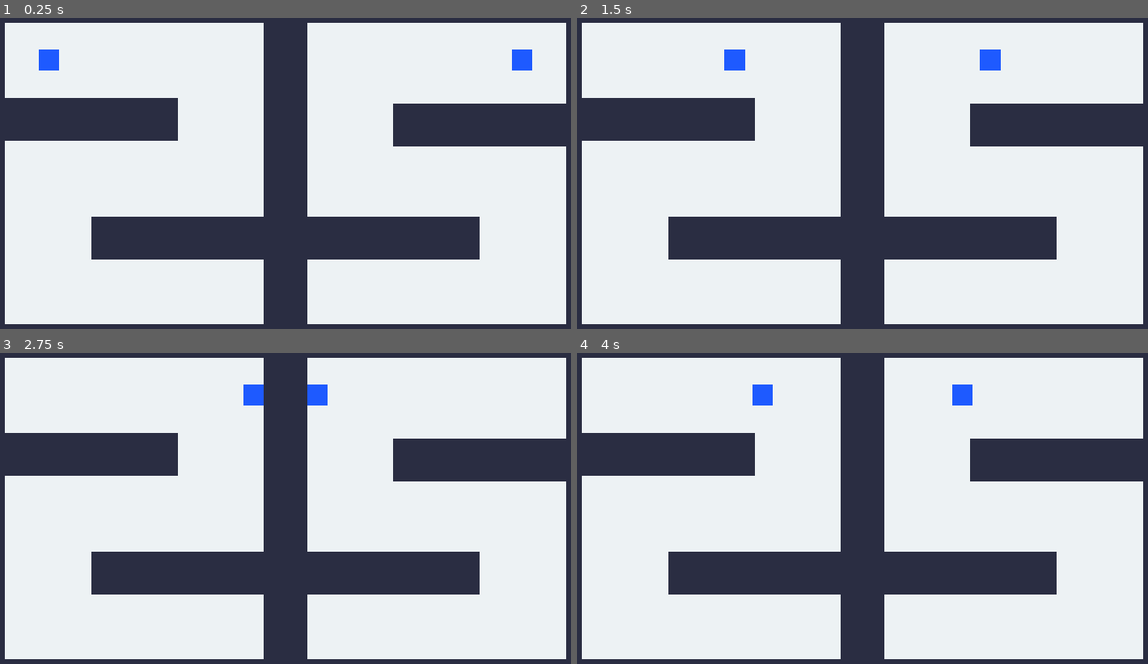
Above: before the commit, frames 1-4 (two rows, left to right).
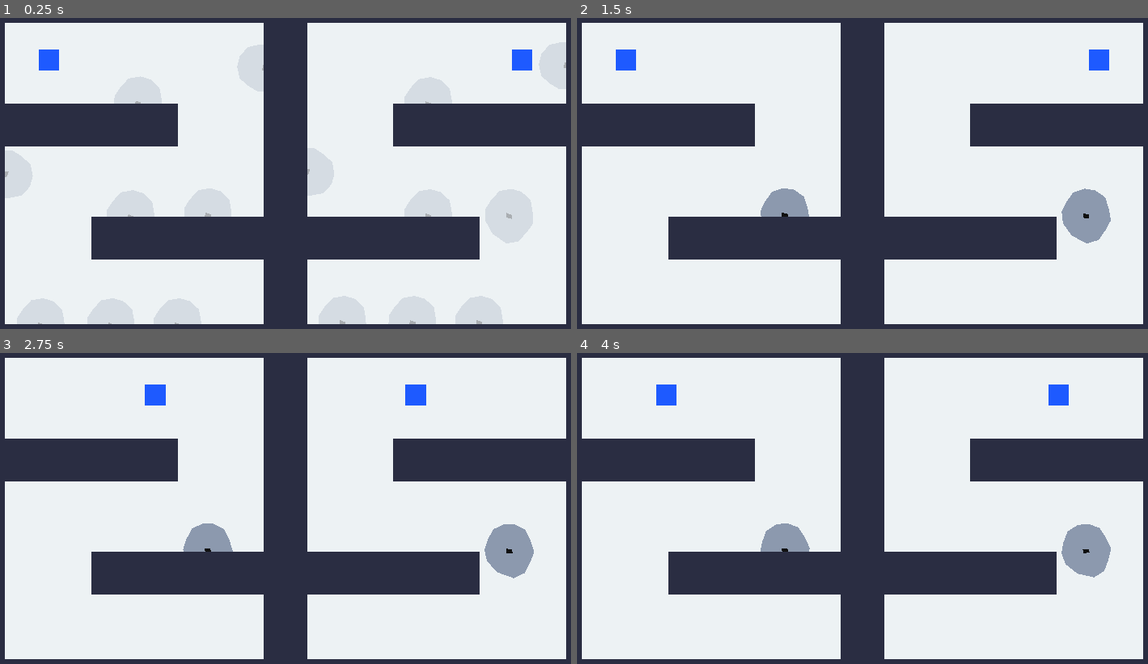
Above: after the commit, the same moments.

Repository: chlorolupus/lihkggamejam
Game: Godot game, scene res://scenes/game.tscn
Two runs of this game, one before a commit and one after it. Both use one fixed random seed, a clock stepped at 60 frames per second and the inputs below. This scene is started directly instead of the project's main scene.
Inputs (mouse positions are in pixels of both pictures, inside the frame that each line leads up to):
- Up to frame 1 (0.25 s): no input
- Up to frame 2 (1.5 s): move the mouse to (1005, 154) at 0.52 s; hold D (game_right) 0.53-1.25 s; click (1005, 154) at 0.67 s; drag from (731, 192) to (828, 245) at 1.27 s
- Up to frame 3 (2.75 s): move the mouse to (348, 427) at 2.02 s; hold D (game_right) from 2.03 s (still down); click (348, 427) at 2.17 s
- Up to frame 4 (4 s): release D (game_right) at 2.75 s; drag from (828, 580) to (668, 452) at 2.77 s; move the mouse to (1056, 561) at 3.52 s; hold A (game_left) from 3.53 s (still down); click (1056, 561) at 3.67 s

The runs differ from the first frame. In frame 1, 1.2% of the frame differs, in the area x 0-100%, y 14-99%; in frame 2, 3.8%, in the area x 0-94%, y 10-73%; in frame 3, 3.8%; in frame 4, 3.8%.

Commit message:
Add new gameplay

Diff:
--- a/scenes/game.tscn
+++ b/scenes/game.tscn
@@ -12,6 +12,372 @@
 [node name="Background" type="Polygon2D" parent="."]
 color = Color(0.929412, 0.94902, 0.956863, 1)
 polygon = PackedVector2Array(-128, 1216, 2048, 1216, 2048, -128, -128, -128)
+metadata/_edit_lock_ = true
+
+[node name="SpinningSaws" type="Node2D" parent="."]
+
+[node name="Left" type="Node2D" parent="SpinningSaws"]
+position = Vector2(-1, 2)
+
+[node name="SpinningSaw" type="StaticBody2D" parent="SpinningSaws/Left" groups=["damage", "pair0"]]
+position = Vector2(234, 991)
+collision_layer = 2
+collision_mask = 2
+metadata/_edit_lock_ = true
+
+[node name="Polygon2D" type="Polygon2D" parent="SpinningSaws/Left/SpinningSaw" groups=["spin"]]
+clip_children = 2
+color = Color(0.552941, 0.6, 0.682353, 1)
+polygon = PackedVector2Array(-32, -64, -64, -32, -80, 16, -64, 48, -32, 64, -1, 75, 32, 64, 64, 48, 80, 16, 80, -16, 64, -48, 32, -64, 2, -73)
+metadata/area = [6]
+metadata/_edit_lock_ = true
+
+[node name="Polygon2D2" type="Polygon2D" parent="SpinningSaws/Left/SpinningSaw/Polygon2D"]
+color = Color(0.0646965, 0.0646965, 0.0646965, 1)
+polygon = PackedVector2Array(-6, -7, -5, 11, 6, 8, 7, -9)
+metadata/_edit_lock_ = true
+
+[node name="CollisionPolygon2D" type="CollisionPolygon2D" parent="SpinningSaws/Left/SpinningSaw"]
+position = Vector2(-1, 4)
+polygon = PackedVector2Array(-72, -7, -63, -40, -23, -70, 26, -72, 65, -43, 79, -4)
+metadata/_edit_lock_ = true
+
+[node name="SpinningSaw2" type="StaticBody2D" parent="SpinningSaws/Left" groups=["damage", "pair0"]]
+position = Vector2(442, 991)
+collision_layer = 2
+collision_mask = 2
+
+[node name="Polygon2D" type="Polygon2D" parent="SpinningSaws/Left/SpinningSaw2" groups=["spin"]]
+clip_children = 2
+color = Color(0.552941, 0.6, 0.682353, 1)
+polygon = PackedVector2Array(-32, -64, -64, -32, -80, 16, -64, 48, -32, 64, -1, 75, 32, 64, 64, 48, 80, 16, 80, -16, 64, -48, 32, -64, 2, -73)
+metadata/area = [6]
+metadata/_edit_lock_ = true
+
+[node name="Polygon2D2" type="Polygon2D" parent="SpinningSaws/Left/SpinningSaw2/Polygon2D"]
+color = Color(0.0646965, 0.0646965, 0.0646965, 1)
+polygon = PackedVector2Array(-6, -7, -5, 11, 6, 8, 7, -9)
+metadata/_edit_lock_ = true
+
+[node name="CollisionPolygon2D" type="CollisionPolygon2D" parent="SpinningSaws/Left/SpinningSaw2"]
+position = Vector2(-1, 4)
+polygon = PackedVector2Array(-72, -7, -63, -40, -23, -70, 26, -72, 65, -43, 79, -4)
+metadata/_edit_lock_ = true
+
+[node name="SpinningSaw3" type="StaticBody2D" parent="SpinningSaws/Left" groups=["damage", "pair0"]]
+position = Vector2(640, 991)
+collision_layer = 2
+collision_mask = 2
+
+[node name="Polygon2D" type="Polygon2D" parent="SpinningSaws/Left/SpinningSaw3" groups=["spin"]]
+clip_children = 2
+color = Color(0.552941, 0.6, 0.682353, 1)
+polygon = PackedVector2Array(-32, -64, -64, -32, -80, 16, -64, 48, -32, 64, -1, 75, 32, 64, 64, 48, 80, 16, 80, -16, 64, -48, 32, -64, 2, -73)
+metadata/area = [6]
+metadata/_edit_lock_ = true
+
+[node name="Polygon2D2" type="Polygon2D" parent="SpinningSaws/Left/SpinningSaw3/Polygon2D"]
+color = Color(0.0646965, 0.0646965, 0.0646965, 1)
+polygon = PackedVector2Array(-6, -7, -5, 11, 6, 8, 7, -9)
+metadata/_edit_lock_ = true
+
+[node name="CollisionPolygon2D" type="CollisionPolygon2D" parent="SpinningSaws/Left/SpinningSaw3"]
+position = Vector2(-1, 4)
+polygon = PackedVector2Array(-72, -7, -63, -40, -23, -70, 26, -72, 65, -43, 79, -4)
+metadata/_edit_lock_ = true
+
+[node name="SpinningSaw4" type="StaticBody2D" parent="SpinningSaws/Left" groups=["damage", "pair0"]]
+position = Vector2(501, 670)
+collision_layer = 2
+collision_mask = 2
+
+[node name="Polygon2D" type="Polygon2D" parent="SpinningSaws/Left/SpinningSaw4" groups=["spin"]]
+clip_children = 2
+color = Color(0.552941, 0.6, 0.682353, 1)
+polygon = PackedVector2Array(-32, -64, -64, -32, -80, 16, -64, 48, -32, 64, -1, 75, 32, 64, 64, 48, 80, 16, 80, -16, 64, -48, 32, -64, 2, -73)
+metadata/area = [6]
+metadata/_edit_lock_ = true
+
+[node name="Polygon2D2" type="Polygon2D" parent="SpinningSaws/Left/SpinningSaw4/Polygon2D"]
+color = Color(0.0646965, 0.0646965, 0.0646965, 1)
+polygon = PackedVector2Array(-6, -7, -5, 11, 6, 8, 7, -9)
+metadata/_edit_lock_ = true
+
+[node name="CollisionPolygon2D" type="CollisionPolygon2D" parent="SpinningSaws/Left/SpinningSaw4"]
+position = Vector2(-1, 4)
+polygon = PackedVector2Array(-72, -7, -63, -40, -23, -70, 26, -72, 65, -43, 79, -4)
+metadata/_edit_lock_ = true
+
+[node name="SpinningSaw5" type="StaticBody2D" parent="SpinningSaws/Left" groups=["damage", "pair0"]]
+position = Vector2(730, 664)
+collision_layer = 2
+collision_mask = 2
+
+[node name="Polygon2D" type="Polygon2D" parent="SpinningSaws/Left/SpinningSaw5" groups=["spin"]]
+clip_children = 2
+color = Color(0.552941, 0.6, 0.682353, 1)
+polygon = PackedVector2Array(-32, -64, -64, -32, -80, 16, -64, 48, -32, 64, -1, 75, 32, 64, 64, 48, 80, 16, 80, -16, 64, -48, 32, -64, 2, -73)
+metadata/area = [6]
+metadata/_edit_lock_ = true
+
+[node name="Polygon2D2" type="Polygon2D" parent="SpinningSaws/Left/SpinningSaw5/Polygon2D"]
+color = Color(0.0646965, 0.0646965, 0.0646965, 1)
+polygon = PackedVector2Array(-6, -7, -5, 11, 6, 8, 7, -9)
+metadata/_edit_lock_ = true
+
+[node name="CollisionPolygon2D" type="CollisionPolygon2D" parent="SpinningSaws/Left/SpinningSaw5"]
+position = Vector2(-1, 4)
+polygon = PackedVector2Array(-72, -7, -63, -40, -23, -70, 26, -72, 65, -43, 79, -4)
+metadata/_edit_lock_ = true
+
+[node name="SpinningSaw6" type="StaticBody2D" parent="SpinningSaws/Left" groups=["damage", "pair0"]]
+position = Vector2(523, 332)
+collision_layer = 2
+collision_mask = 2
+
+[node name="Polygon2D" type="Polygon2D" parent="SpinningSaws/Left/SpinningSaw6" groups=["spin"]]
+clip_children = 2
+color = Color(0.552941, 0.6, 0.682353, 1)
+polygon = PackedVector2Array(-32, -64, -64, -32, -80, 16, -64, 48, -32, 64, -1, 75, 32, 64, 64, 48, 80, 16, 80, -16, 64, -48, 32, -64, 2, -73)
+metadata/area = [6]
+metadata/_edit_lock_ = true
+
+[node name="Polygon2D2" type="Polygon2D" parent="SpinningSaws/Left/SpinningSaw6/Polygon2D"]
+color = Color(0.0646965, 0.0646965, 0.0646965, 1)
+polygon = PackedVector2Array(-6, -7, -5, 11, 6, 8, 7, -9)
+metadata/_edit_lock_ = true
+
+[node name="CollisionPolygon2D" type="CollisionPolygon2D" parent="SpinningSaws/Left/SpinningSaw6"]
+position = Vector2(-1, 4)
+polygon = PackedVector2Array(-72, -7, -63, -40, -23, -70, 26, -72, 65, -43, 79, -4)
+metadata/_edit_lock_ = true
+
+[node name="SpinningSaw7" type="StaticBody2D" parent="SpinningSaws/Left" groups=["damage", "pair0"]]
+position = Vector2(130, 541)
+rotation = 1.56302
+collision_layer = 2
+collision_mask = 2
+
+[node name="Polygon2D" type="Polygon2D" parent="SpinningSaws/Left/SpinningSaw7" groups=["spin"]]
+clip_children = 2
+color = Color(0.552941, 0.6, 0.682353, 1)
+polygon = PackedVector2Array(-32, -64, -64, -32, -80, 16, -64, 48, -32, 64, -1, 75, 32, 64, 64, 48, 80, 16, 80, -16, 64, -48, 32, -64, 2, -73)
+metadata/area = [6]
+metadata/_edit_lock_ = true
+
+[node name="Polygon2D2" type="Polygon2D" parent="SpinningSaws/Left/SpinningSaw7/Polygon2D"]
+color = Color(0.0646965, 0.0646965, 0.0646965, 1)
+polygon = PackedVector2Array(-6, -7, -5, 11, 6, 8, 7, -9)
+metadata/_edit_lock_ = true
+
+[node name="CollisionPolygon2D" type="CollisionPolygon2D" parent="SpinningSaws/Left/SpinningSaw7"]
+position = Vector2(-1, 4)
+polygon = PackedVector2Array(-72, -7, -63, -40, -23, -70, 26, -72, 65, -43, 79, -4)
+metadata/_edit_lock_ = true
+
+[node name="SpinningSaw9" type="StaticBody2D" parent="SpinningSaws/Left" groups=["damage", "pair0"]]
+position = Vector2(899, 226)
+rotation = 4.66987
+collision_layer = 2
+collision_mask = 2
+
+[node name="Polygon2D" type="Polygon2D" parent="SpinningSaws/Left/SpinningSaw9" groups=["spin"]]
+clip_children = 2
+color = Color(0.552941, 0.6, 0.682353, 1)
+polygon = PackedVector2Array(-32, -64, -64, -32, -80, 16, -64, 48, -32, 64, -1, 75, 32, 64, 64, 48, 80, 16, 80, -16, 64, -48, 32, -64, 2, -73)
+metadata/area = [6]
+metadata/_edit_lock_ = true
+
+[node name="Polygon2D2" type="Polygon2D" parent="SpinningSaws/Left/SpinningSaw9/Polygon2D"]
+color = Color(0.0646965, 0.0646965, 0.0646965, 1)
+polygon = PackedVector2Array(-6, -7, -5, 11, 6, 8, 7, -9)
+metadata/_edit_lock_ = true
+
+[node name="CollisionPolygon2D" type="CollisionPolygon2D" parent="SpinningSaws/Left/SpinningSaw9"]
+position = Vector2(-1, 4)
+polygon = PackedVector2Array(-72, -7, -63, -40, -23, -70, 26, -72, 65, -43, 79, -4)
+metadata/_edit_lock_ = true
+
+[node name="Right" type="Node2D" parent="SpinningSaws"]
+position = Vector2(894, -5)
+
+[node name="SpinningSaw" type="StaticBody2D" parent="SpinningSaws/Right" groups=["damage", "pair0"]]
+position = Vector2(234, 991)
+collision_layer = 2
+collision_mask = 2
+metadata/_edit_lock_ = true
+
+[node name="Polygon2D" type="Polygon2D" parent="SpinningSaws/Right/SpinningSaw" groups=["spin"]]
+clip_children = 2
+color = Color(0.552941, 0.6, 0.682353, 1)
+polygon = PackedVector2Array(-32, -64, -64, -32, -80, 16, -64, 48, -32, 64, -1, 75, 32, 64, 64, 48, 80, 16, 80, -16, 64, -48, 32, -64, 2, -73)
+metadata/area = [6]
+metadata/_edit_lock_ = true
+
+[node name="Polygon2D2" type="Polygon2D" parent="SpinningSaws/Right/SpinningSaw/Polygon2D"]
+color = Color(0.0646965, 0.0646965, 0.0646965, 1)
+polygon = PackedVector2Array(-6, -7, -5, 11, 6, 8, 7, -9)
+metadata/_edit_lock_ = true
+
+[node name="CollisionPolygon2D" type="CollisionPolygon2D" parent="SpinningSaws/Right/SpinningSaw"]
+position = Vector2(-1, 4)
+polygon = PackedVector2Array(-72, -7, -63, -40, -23, -70, 26, -72, 65, -43, 79, -4)
+metadata/_edit_lock_ = true
+
+[node name="SpinningSaw2" type="StaticBody2D" parent="SpinningSaws/Right" groups=["damage", "pair0"]]
+position = Vector2(442, 991)
+collision_layer = 2
+collision_mask = 2
+
+[node name="Polygon2D" type="Polygon2D" parent="SpinningSaws/Right/SpinningSaw2" groups=["spin"]]
+clip_children = 2
+color = Color(0.552941, 0.6, 0.682353, 1)
+polygon = PackedVector2Array(-32, -64, -64, -32, -80, 16, -64, 48, -32, 64, -1, 75, 32, 64, 64, 48, 80, 16, 80, -16, 64, -48, 32, -64, 2, -73)
+metadata/area = [6]
+metadata/_edit_lock_ = true
+
+[node name="Polygon2D2" type="Polygon2D" parent="SpinningSaws/Right/SpinningSaw2/Polygon2D"]
+color = Color(0.0646965, 0.0646965, 0.0646965, 1)
+polygon = PackedVector2Array(-6, -7, -5, 11, 6, 8, 7, -9)
+metadata/_edit_lock_ = true
+
+[node name="CollisionPolygon2D" type="CollisionPolygon2D" parent="SpinningSaws/Right/SpinningSaw2"]
+position = Vector2(-1, 4)
+polygon = PackedVector2Array(-72, -7, -63, -40, -23, -70, 26, -72, 65, -43, 79, -4)
+metadata/_edit_lock_ = true
+
+[node name="SpinningSaw3" type="StaticBody2D" parent="SpinningSaws/Right" groups=["damage", "pair0"]]
+position = Vector2(640, 991)
+collision_layer = 2
+collision_mask = 2
+
+[node name="Polygon2D" type="Polygon2D" parent="SpinningSaws/Right/SpinningSaw3" groups=["spin"]]
+clip_children = 2
+color = Color(0.552941, 0.6, 0.682353, 1)
+polygon = PackedVector2Array(-32, -64, -64, -32, -80, 16, -64, 48, -32, 64, -1, 75, 32, 64, 64, 48, 80, 16, 80, -16, 64, -48, 32, -64, 2, -73)
+metadata/area = [6]
+metadata/_edit_lock_ = true
+
+[node name="Polygon2D2" type="Polygon2D" parent="SpinningSaws/Right/SpinningSaw3/Polygon2D"]
+color = Color(0.0646965, 0.0646965, 0.0646965, 1)
+polygon = PackedVector2Array(-6, -7, -5, 11, 6, 8, 7, -9)
+metadata/_edit_lock_ = true
+
+[node name="CollisionPolygon2D" type="CollisionPolygon2D" parent="SpinningSaws/Right/SpinningSaw3"]
+position = Vector2(-1, 4)
+polygon = PackedVector2Array(-72, -7, -63, -40, -23, -70, 26, -72, 65, -43, 79, -4)
+metadata/_edit_lock_ = true
+
+[node name="SpinningSaw4" type="StaticBody2D" parent="SpinningSaws/Right" groups=["damage", "pair0"]]
+position = Vector2(489, 674)
+collision_layer = 2
+collision_mask = 2
+
+[node name="Polygon2D" type="Polygon2D" parent="SpinningSaws/Right/SpinningSaw4" groups=["spin"]]
+clip_children = 2
+color = Color(0.552941, 0.6, 0.682353, 1)
+polygon = PackedVector2Array(-32, -64, -64, -32, -80, 16, -64, 48, -32, 64, -1, 75, 32, 64, 64, 48, 80, 16, 80, -16, 64, -48, 32, -64, 2, -73)
+metadata/area = [6]
+metadata/_edit_lock_ = true
+
+[node name="Polygon2D2" type="Polygon2D" parent="SpinningSaws/Right/SpinningSaw4/Polygon2D"]
+color = Color(0.0646965, 0.0646965, 0.0646965, 1)
+polygon = PackedVector2Array(-6, -7, -5, 11, 6, 8, 7, -9)
+metadata/_edit_lock_ = true
+
+[node name="CollisionPolygon2D" type="CollisionPolygon2D" parent="SpinningSaws/Right/SpinningSaw4"]
+position = Vector2(-1, 4)
+polygon = PackedVector2Array(-72, -7, -63, -40, -23, -70, 26, -72, 65, -43, 79, -4)
+metadata/_edit_lock_ = true
+
+[node name="SpinningSaw5" type="StaticBody2D" parent="SpinningSaws/Right" groups=["damage", "pair0"]]
+position = Vector2(729, 673)
+collision_layer = 2
+collision_mask = 2
+
+[node name="Polygon2D" type="Polygon2D" parent="SpinningSaws/Right/SpinningSaw5" groups=["spin"]]
+clip_children = 2
+color = Color(0.552941, 0.6, 0.682353, 1)
+polygon = PackedVector2Array(-32, -64, -64, -32, -80, 16, -64, 48, -32, 64, -1, 75, 32, 64, 64, 48, 80, 16, 80, -16, 64, -48, 32, -64, 2, -73)
+metadata/area = [6]
+metadata/_edit_lock_ = true
+
+[node name="Polygon2D2" type="Polygon2D" parent="SpinningSaws/Right/SpinningSaw5/Polygon2D"]
+color = Color(0.0646965, 0.0646965, 0.0646965, 1)
+polygon = PackedVector2Array(-6, -7, -5, 11, 6, 8, 7, -9)
+metadata/_edit_lock_ = true
+
+[node name="CollisionPolygon2D" type="CollisionPolygon2D" parent="SpinningSaws/Right/SpinningSaw5"]
+position = Vector2(-1, 4)
+polygon = PackedVector2Array(-72, -7, -63, -40, -23, -70, 26, -72, 65, -43, 79, -4, 66, 46, 34, 67, -12, 67, -56, 42)
+metadata/_edit_lock_ = true
+
+[node name="SpinningSaw6" type="StaticBody2D" parent="SpinningSaws/Right" groups=["damage", "pair0"]]
+position = Vector2(489, 341)
+collision_layer = 2
+collision_mask = 2
+
+[node name="Polygon2D" type="Polygon2D" parent="SpinningSaws/Right/SpinningSaw6" groups=["spin"]]
+clip_children = 2
+color = Color(0.552941, 0.6, 0.682353, 1)
+polygon = PackedVector2Array(-32, -64, -64, -32, -80, 16, -64, 48, -32, 64, -1, 75, 32, 64, 64, 48, 80, 16, 80, -16, 64, -48, 32, -64, 2, -73)
+metadata/area = [6]
+metadata/_edit_lock_ = true
+
+[node name="Polygon2D2" type="Polygon2D" parent="SpinningSaws/Right/SpinningSaw6/Polygon2D"]
+color = Color(0.0646965, 0.0646965, 0.0646965, 1)
+polygon = PackedVector2Array(-6, -7, -5, 11, 6, 8, 7, -9)
+metadata/_edit_lock_ = true
+
+[node name="CollisionPolygon2D" type="CollisionPolygon2D" parent="SpinningSaws/Right/SpinningSaw6"]
+position = Vector2(-1, 4)
+polygon = PackedVector2Array(-72, -7, -63, -40, -23, -70, 26, -72, 65, -43, 79, -4)
+metadata/_edit_lock_ = true
+
+[node name="SpinningSaw7" type="StaticBody2D" parent="SpinningSaws/Right" groups=["damage", "pair0"]]
+position = Vector2(130, 541)
+rotation = 1.56302
+collision_layer = 2
+collision_mask = 2
+
+[node name="Polygon2D" type="Polygon2D" parent="SpinningSaws/Right/SpinningSaw7" groups=["spin"]]
+clip_children = 2
+color = Color(0.552941, 0.6, 0.682353, 1)
+polygon = PackedVector2Array(-32, -64, -64, -32, -80, 16, -64, 48, -32, 64, -1, 75, 32, 64, 64, 48, 80, 16, 80, -16, 64, -48, 32, -64, 2, -73)
+metadata/area = [6]
+metadata/_edit_lock_ = true
+
+[node name="Polygon2D2" type="Polygon2D" parent="SpinningSaws/Right/SpinningSaw7/Polygon2D"]
+color = Color(0.0646965, 0.0646965, 0.0646965, 1)
+polygon = PackedVector2Array(-6, -7, -5, 11, 6, 8, 7, -9)
+metadata/_edit_lock_ = true
+
+[node name="CollisionPolygon2D" type="CollisionPolygon2D" parent="SpinningSaws/Right/SpinningSaw7"]
+position = Vector2(-1, 4)
+polygon = PackedVector2Array(-72, -7, -63, -40, -23, -70, 26, -72, 65, -43, 79, -4)
+metadata/_edit_lock_ = true
+
+[node name="SpinningSaw9" type="StaticBody2D" parent="SpinningSaws/Right" groups=["damage", "pair0"]]
+position = Vector2(899, 226)
+rotation = 4.66987
+collision_layer = 2
+collision_mask = 2
+
+[node name="Polygon2D" type="Polygon2D" parent="SpinningSaws/Right/SpinningSaw9" groups=["spin"]]
+clip_children = 2
+color = Color(0.552941, 0.6, 0.682353, 1)
+polygon = PackedVector2Array(-32, -64, -64, -32, -80, 16, -64, 48, -32, 64, -1, 75, 32, 64, 64, 48, 80, 16, 80, -16, 64, -48, 32, -64, 2, -73)
+metadata/area = [6]
+metadata/_edit_lock_ = true
+
+[node name="Polygon2D2" type="Polygon2D" parent="SpinningSaws/Right/SpinningSaw9/Polygon2D"]
+color = Color(0.0646965, 0.0646965, 0.0646965, 1)
+polygon = PackedVector2Array(-6, -7, -5, 11, 6, 8, 7, -9)
+metadata/_edit_lock_ = true
+
+[node name="CollisionPolygon2D" type="CollisionPolygon2D" parent="SpinningSaws/Right/SpinningSaw9"]
+position = Vector2(-1, 4)
+polygon = PackedVector2Array(-72, -7, -63, -40, -23, -70, 26, -72, 65, -43, 79, -4)
 metadata/_edit_lock_ = true
 
 [node name="CharacterLeft" type="CharacterBody2D" parent="."]
@@ -43,29 +409,6 @@
 polygon = PackedVector2Array(-30.9032, -30, -30.9032, 36.2069, 30, 36.2069, 30, -30)
 metadata/_edit_lock_ = true
 
-[node name="SpinningSaws" type="Node2D" parent="."]
-
-[node name="SpinningSaw1" type="Polygon2D" parent="SpinningSaws"]
-modulate = Color(1, 1, 1, 0)
-clip_children = 2
-position = Vector2(234, 991)
-color = Color(0.552941, 0.6, 0.682353, 1)
-polygon = PackedVector2Array(-32, -64, -64, -32, -80, 16, -64, 48, -32, 64, -1, 75, 32, 64, 64, 48, 80, 16, 80, -16, 64, -48, 32, -64, 2, -73)
-
-[node name="Damage" type="StaticBody2D" parent="SpinningSaws/SpinningSaw1"]
-top_level = true
-position = Vector2(233, 992)
-
-[node name="CollisionPolygon2D" type="CollisionPolygon2D" parent="SpinningSaws/SpinningSaw1/Damage"]
-position = Vector2(0, 5)
-polygon = PackedVector2Array(-72, -7, -63, -40, -23, -70, 26, -72, 65, -43, 79, -4)
-disabled = true
-metadata/_edit_lock_ = true
-
-[node name="Polygon2D2" type="Polygon2D" parent="SpinningSaws/SpinningSaw1"]
-color = Color(0.0646965, 0.0646965, 0.0646965, 1)
-polygon = PackedVector2Array(-6, -7, -5, 11, 6, 8, 7, -9)
-
 [node name="Wall1" type="StaticBody2D" parent="."]
 position = Vector2(0, -35)
 metadata/_edit_lock_ = true
@@ -76,7 +419,7 @@
 metadata/_edit_lock_ = true
 
 [node name="CollisionPolygon2D" type="CollisionPolygon2D" parent="Wall1"]
-polygon = PackedVector2Array(0, 3, 0, 1155, 1920, 1155, 1920, 1027, 128, 1027, 128, 131, 1920, 131, 1920, 3)
+polygon = PackedVector2Array(0, 3, 0, 1155, 1920, 1155, 1920, 1027, 128, 1027, 127, 127, 1921, 125, 1920, 3)
 metadata/_edit_lock_ = true
 
 [node name="Wall2" type="StaticBody2D" parent="."]
@@ -89,7 +432,7 @@
 metadata/_edit_lock_ = true
 
 [node name="CollisionPolygon2D" type="CollisionPolygon2D" parent="Wall2"]
-polygon = PackedVector2Array(1792, 96, 1792, 992, 1920, 992, 1920, 96)
+polygon = PackedVector2Array(1792, 91, 1792, 992, 1920, 992, 1922, 91)
 metadata/_edit_lock_ = true
 
 [node name="Wall3" type="StaticBody2D" parent="."]
@@ -106,7 +449,7 @@
 metadata/_edit_lock_ = true
 
 [node name="Wall4" type="StaticBody2D" parent="."]
-position = Vector2(0, 16)
+position = Vector2(0, 32)
 metadata/_edit_lock_ = true
 
 [node name="Polygon2D4" type="Polygon2D" parent="Wall4"]
@@ -116,6 +459,7 @@
 metadata/_edit_lock_ = true
 
 [node name="CollisionPolygon2D" type="CollisionPolygon2D" parent="Wall4"]
+position = Vector2(0, -2)
 polygon = PackedVector2Array(128, 304, 640, 304, 640, 432, 128, 432)
 metadata/_edit_lock_ = true
 
@@ -144,6 +488,7 @@
 metadata/_edit_lock_ = true
 
 [node name="CollisionPolygon2D" type="CollisionPolygon2D" parent="Wall5"]
+position = Vector2(0, -2)
 polygon = PackedVector2Array(128, 304, 640, 304, 640, 432, 128, 432)
 metadata/_edit_lock_ = true
 
@@ -158,5 +503,11 @@
 metadata/_edit_lock_ = true
 
 [node name="CollisionPolygon2D" type="CollisionPolygon2D" parent="Wall6"]
+position = Vector2(0, -1)
 polygon = PackedVector2Array(128, 304, 640, 304, 640, 432, 128, 432)
 metadata/_edit_lock_ = true
+
+[node name="RayCast2D" type="RayCast2D" parent="."]
+target_position = Vector2(2.08165e-12, 5)
+collision_mask = 2
+hit_from_inside = true
--- a/scripts/game.gd
+++ b/scripts/game.gd
@@ -1,6 +1,9 @@
 extends Node2D
 
 var MoveSpeed = 450.0
+
+var can_start : bool = false
+var pair : Array[bool] = [false]
 
 # Called when the node enters the scene tree for the first time.
 func _ready():
@@ -9,19 +12,46 @@
 
 # Called every frame. 'delta' is the elapsed time since the previous frame.
 func _process(delta):
-	for Saw in get_node("SpinningSaws").get_children():
+	for Saw in get_tree().get_nodes_in_group("spin"):
 		Saw.rotation += 20 * delta
 
-	if Input.is_action_pressed("game_up"):
+	for Saw1 in get_tree().get_nodes_in_group("pair0"):
+		if Saw1.collision_layer > 1:
+			Saw1.modulate.a = 0.0
+	if not pair[0]:
+		for Saw1 in get_tree().get_nodes_in_group("pair0"):
+			if Saw1.collision_layer > 1:
+				Saw1.modulate.a = 0.5
+
+	get_node("RayCast2D").position = get_global_mouse_position()
+	if get_node("RayCast2D").get_collider() != null and get_node("RayCast2D").get_collider().has_node("CollisionPolygon2D") and get_node("RayCast2D").get_collider().collision_layer > 1 and not pair[0]:
+		#get_node("RayCast2D").get_collider().modulate.a = 0.75
+		get_node("RayCast2D").get_collider().get_parent().get_parent().get_node("Left").get_child(get_node("RayCast2D").get_collider().get_index()).modulate.a = 0.75
+		get_node("RayCast2D").get_collider().get_parent().get_parent().get_node("Right").get_child(get_node("RayCast2D").get_collider().get_index()).modulate.a = 0.75
+	if Input.is_mouse_button_pressed(MOUSE_BUTTON_LEFT):
+		if get_node("RayCast2D").get_collider() != null and get_node("RayCast2D").get_collider().has_node("CollisionPolygon2D") and not pair[0]:
+			#get_node("RayCast2D").get_collider().collision_layer = 1
+			#get_node("RayCast2D").get_collider().collision_mask = 1
+			#get_node("RayCast2D").get_collider().modulate.a = 1.0
+			get_node("RayCast2D").get_collider().get_parent().get_parent().get_node("Left").get_child(get_node("RayCast2D").get_collider().get_index()).collision_layer = 1
+			get_node("RayCast2D").get_collider().get_parent().get_parent().get_node("Right").get_child(get_node("RayCast2D").get_collider().get_index()).collision_layer = 1
+			get_node("RayCast2D").get_collider().get_parent().get_parent().get_node("Left").get_child(get_node("RayCast2D").get_collider().get_index()).collision_mask = 1
+			get_node("RayCast2D").get_collider().get_parent().get_parent().get_node("Right").get_child(get_node("RayCast2D").get_collider().get_index()).collision_mask = 1
+			get_node("RayCast2D").get_collider().get_parent().get_parent().get_node("Left").get_child(get_node("RayCast2D").get_collider().get_index()).modulate.a = 1.0
+			get_node("RayCast2D").get_collider().get_parent().get_parent().get_node("Right").get_child(get_node("RayCast2D").get_collider().get_index()).modulate.a = 1.0
+			pair[0] = true
+			can_start = true
+
+	if Input.is_action_pressed("game_up") and can_start:
 		get_node("CharacterLeft").move_and_collide(Vector2(0.0, -MoveSpeed * delta))
 		get_node("CharacterRight").move_and_collide(Vector2(0.0, -MoveSpeed * delta))
-	if Input.is_action_pressed("game_down"):
+	if Input.is_action_pressed("game_down") and can_start:
 		get_node("CharacterLeft").move_and_collide(Vector2(0.0, MoveSpeed * delta))
 		get_node("CharacterRight").move_and_collide(Vector2(0.0, MoveSpeed * delta))
-	if Input.is_action_pressed("game_left"):
+	if Input.is_action_pressed("game_left") and can_start:
 		get_node("CharacterLeft").move_and_collide(Vector2(-MoveSpeed * delta, 0.0))
 		get_node("CharacterRight").move_and_collide(Vector2(MoveSpeed * delta, 0.0))
-	if Input.is_action_pressed("game_right"):
+	if Input.is_action_pressed("game_right") and can_start:
 		get_node("CharacterLeft").move_and_collide(Vector2(MoveSpeed * delta, 0.0))
 		get_node("CharacterRight").move_and_collide(Vector2(-MoveSpeed * delta, 0.0))
 
@@ -29,14 +59,12 @@
 	get_node("CharacterRight").move_and_slide()
 
 	if get_node("CharacterLeft").get_last_slide_collision() != null:
-		print(get_node("CharacterLeft").get_last_slide_collision().get_collider().name)
-		if get_node("CharacterLeft").get_last_slide_collision().get_collider().name == "Damage":
-			if get_node("CharacterLeft").get_last_slide_collision().get_collider().get_parent().modulate.a > 80.0:
-				get_node("CharacterLeft").position = Vector2(258, 204)
-				get_node("CharacterRight").position = Vector2(1661, 204)
+		#print(get_node("CharacterLeft").get_last_slide_collision().get_collider().name)
+		if get_node("CharacterLeft").get_last_slide_collision().get_collider().is_in_group("damage"):
+			get_node("CharacterLeft").position = Vector2(258, 204)
+			get_node("CharacterRight").position = Vector2(1661, 204)
 	if get_node("CharacterRight").get_last_slide_collision() != null:
-		print(get_node("CharacterRight").get_last_slide_collision().get_collider().name)
-		if get_node("CharacterRight").get_last_slide_collision().get_collider().name == "Damage":
-			if get_node("CharacterRight").get_last_slide_collision().get_collider().get_parent().modulate.a > 80.0:
-				get_node("CharacterLeft").position = Vector2(258, 204)
-				get_node("CharacterRight").position = Vector2(1661, 204)
+		#print(get_node("CharacterRight").get_last_slide_collision().get_collider().name)
+		if get_node("CharacterRight").get_last_slide_collision().get_collider().is_in_group("damage"):
+			get_node("CharacterLeft").position = Vector2(258, 204)
+			get_node("CharacterRight").position = Vector2(1661, 204)
